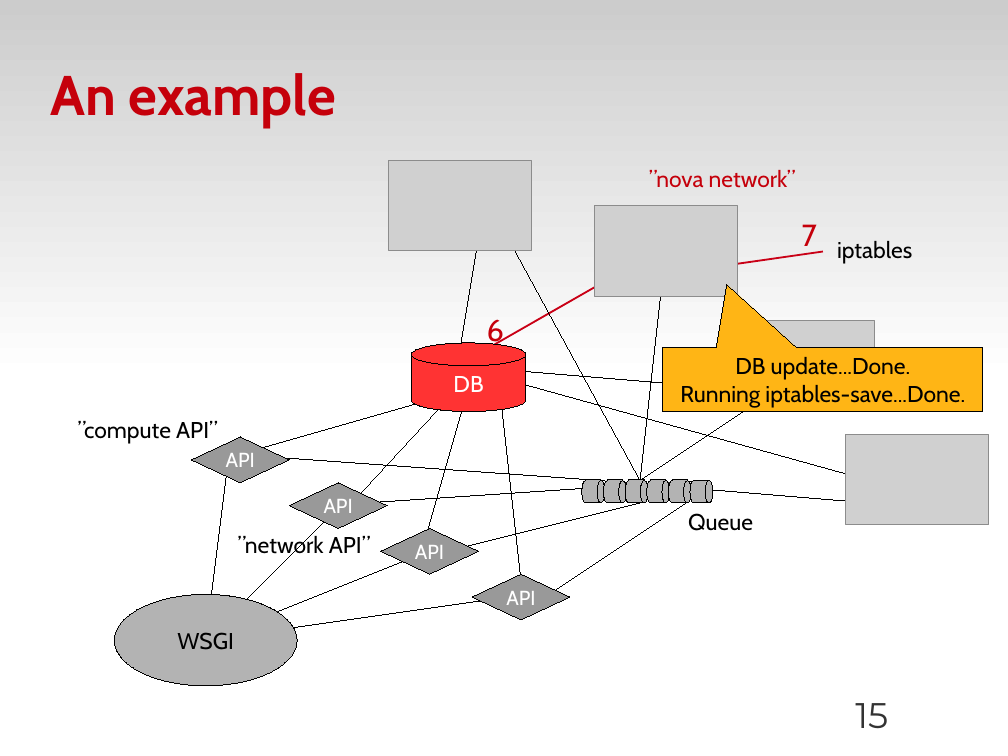
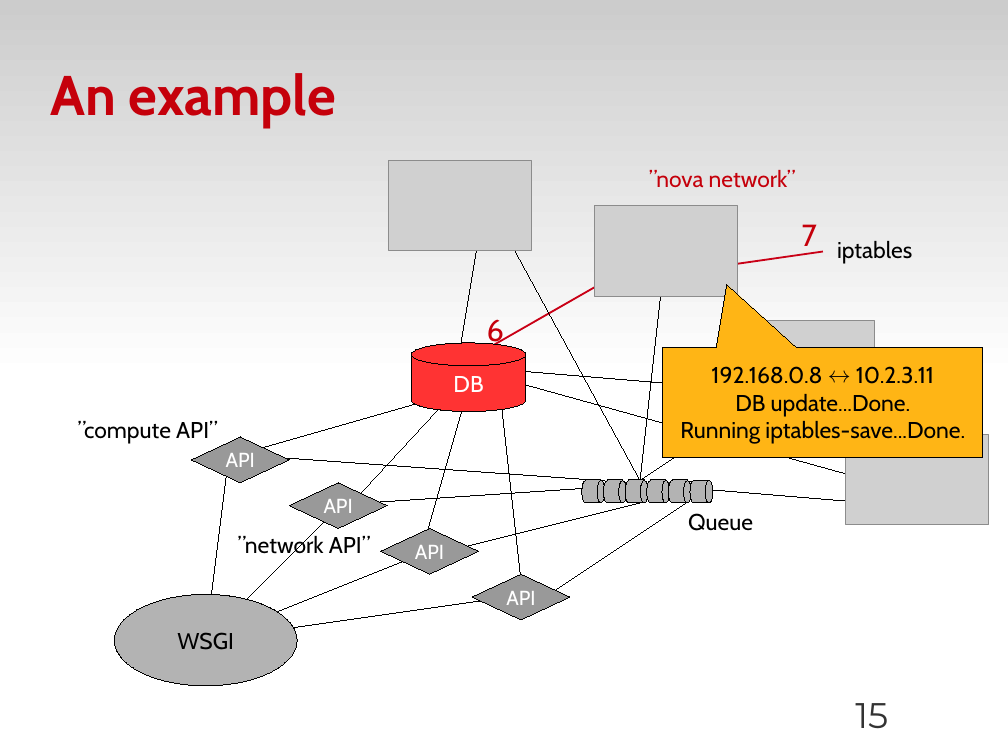
Before and after one commit to zyluo/talk-COSUG-2012, a slide deck: slide 15 of COSUG-2012-LZY.odp. Drawn at 1008x756 pixels with LibreOffice and Linux fonts; fonts in the diff are those of the drawing; grey boxes stand for pictures; background and template pictures are left out. Boxes give left, top, right and bottom in pixels: in the first picture for what was removed or moved away, otherwise in the second. Text is boxed around its words. In the diff, an @@ line names an element or a change of style, - is before the commit and + after.

```diff
--- a/COSUG-2012-LZY.odp
+++ b/COSUG-2012-LZY.odp
@@ speech box "192.168.0.8 ↔ 10.2.3.11": place and size @@
-speech box "192.168.0.8 ↔ 10.2.3.11" at [663,348,983,412]
+speech box "192.168.0.8 ↔ 10.2.3.11" at [663,348,983,457]
@@ speech box "192.168.0.8 ↔ 10.2.3.11" at [663,348,983,457]: proportions changed @@
@@ text in speech box at [711,366,934,384]: paragraph added @@
+192.168.0.8 ↔ 10.2.3.11
```
Also in this commit, not shown: 9 other slides changed.
